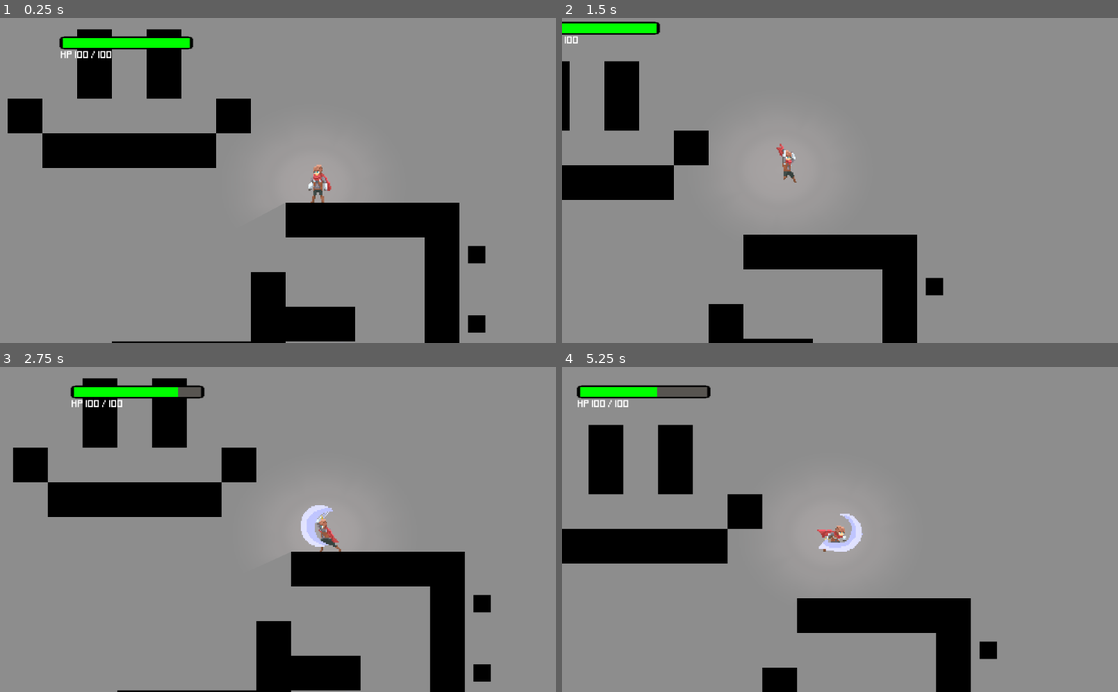
Above: before the commit, frames 1-4 (two rows, left to right).
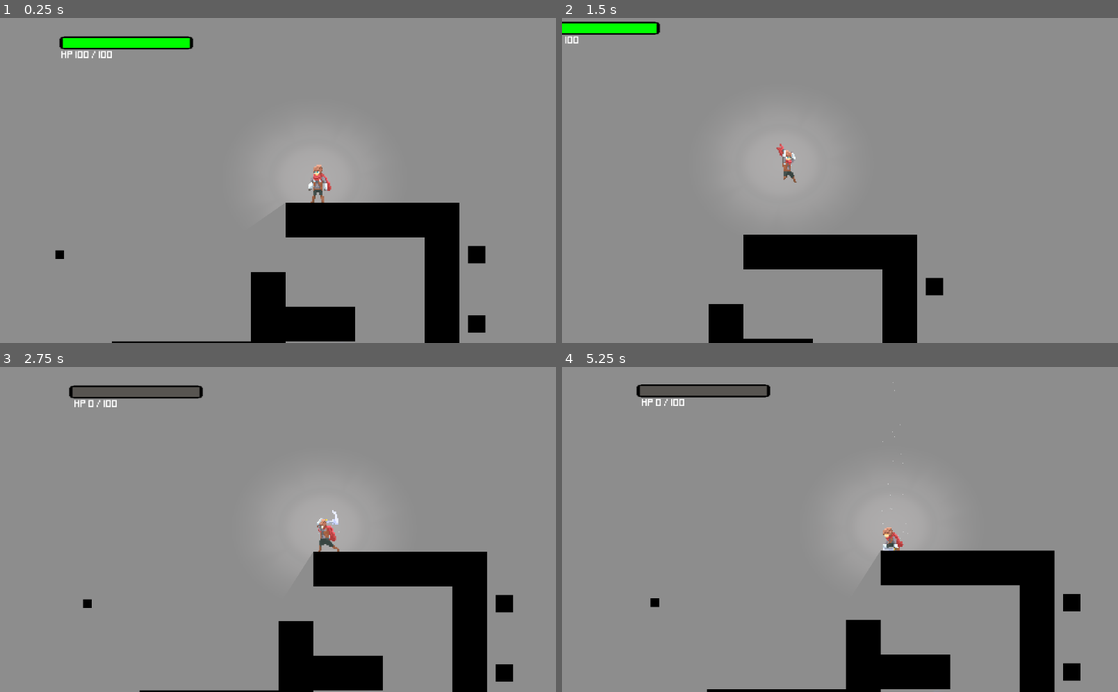
Above: after the commit, the same moments.

Repository: VicentGJ/ProyectoIP
Game: Godot game, scene res://scenes/world.tscn
The game is run twice, just before and just after one commit, with the same random seed, the same clock (stepped at 60 frames per second) and the same inputs. The engine's default icon, where the game draws it, is replaced by a stand-in: a white triangle on a blue panel in a dark square.
Inputs (mouse positions are in pixels of both pictures, inside the frame that each line leads up to):
- Up to frame 1 (0.25 s): no input
- Up to frame 2 (1.5 s): move the mouse to (962, 164) at 0.52 s; hold Right (ui_right) from 0.53 s (still down); click (962, 164) at 0.6 s; tap Space (jump) at 0.77 s; tap Ctrl (slide) at 0.8, 1.35 s; move the mouse to (728, 196) at 1.27 s
- Up to frame 3 (2.75 s): tap Space (jump) at 1.52 s; tap T (test_action) at 1.55, 2.1 s; move the mouse to (333, 458) at 2.02 s; release Right (ui_right) at 2.03 s; hold Left (ui_left) from 2.03 s (still down); click (333, 458) at 2.3 s
- Up to frame 4 (5.25 s): move the mouse to (812, 594) at 2.77 s; release Left (ui_left) at 2.78 s; hold Right (ui_right) 2.78-4.28 s; click (812, 594) at 2.85 s; tap Space (jump) at 3.02, 3.77, 4.52 s; tap Ctrl (slide) at 3.05, 3.6 s; move the mouse to (1006, 578) at 3.52 s; tap T (test_action) at 3.8, 4.35 s; move the mouse to (673, 480) at 4.27 s; hold Left (ui_left) 4.28-5.03 s; click (673, 480) at 4.55 s; move the mouse to (867, 529) at 5.02 s; hold Right (ui_right) from 5.03 s (still down); click (867, 529) at 5.1 s

The runs differ from the first frame. In frame 1, 6.9% of the frame differs, in the area x 1-46%, y 3-75%; in frame 2, 4.5%; in frame 3, 14%; in frame 4, 22%, in the area x 0-94%, y 4-100%.
Error before the commit: Invalid set index 'text' (on base: 'null instance') with value of type 'String'. (res://scripts/health_bar.gd:51)

Commit message:
no se ni que cambié sinceramente

Diff:
--- a/scenes/area+enemy_testingNODE.tscn
+++ b/scenes/area+enemy_testingNODE.tscn
@@ -116,7 +116,7 @@
 collision_layer = 3
 collision_mask = 3
 format = 1
-tile_data = PoolIntArray( -262139, 2, 0, -262137, 2, 0, -196603, 2, 0, -196601, 2, 0, -131069, 2, 0, -131063, 2, 0, -65532, 2, 0, -65531, 2, 0, -65530, 2, 0, -65529, 2, 0, -65528, 2, 0, 65547, 2, 0, 65548, 2, 0, 65549, 2, 0, 65550, 2, 0, 65551, 2, 0, 131087, 2, 0, 131088, 3, 0, 196618, …(1001 unchanged characters)…
+tile_data = PoolIntArray( 65547, 2, 0, 65548, 2, 0, 65549, 2, 0, 65550, 2, 0, 65551, 2, 0, 131076, 0, 0, 131087, 2, 0, 131088, 3, 0, 196618, …(1001 unchanged characters)…
 
 [node name="Icon" type="Sprite" parent="."]
 position = Vector2( 573, 462 )
--- a/scenes/health_bar.tscn
+++ b/scenes/health_bar.tscn
@@ -35,20 +35,6 @@
 "_edit_use_anchors_": false
 }
 
-[node name="current_hp" type="Label" parent="health_under"]
-margin_left = 2.0
-margin_top = 17.0
-margin_right = 97.0
-margin_bottom = 54.0
-rect_scale = Vector2( 0.5, 1 )
-custom_fonts/font = SubResource( 1 )
-text = "HP 100 / 100"
-align = 1
-valign = 1
-__meta__ = {
-"_edit_use_anchors_": false
-}
-
 [node name="health_over" type="TextureProgress" parent="."]
 anchor_left = 0.1
 anchor_top = 0.183
@@ -74,3 +60,16 @@
 [node name="low_hp_pulse" type="Tween" parent="."]
 repeat = true
 playback/repeat = true
+
+[node name="current_hp" type="Label" parent="."]
+margin_left = 106.0
+margin_top = 127.0
+margin_right = 201.0
+margin_bottom = 159.0
+custom_fonts/font = SubResource( 1 )
+text = "HP 100 / 100"
+align = 1
+valign = 1
+__meta__ = {
+"_edit_use_anchors_": false
+}
--- a/scenes/player.tscn
+++ b/scenes/player.tscn
@@ -4,15 +4,6 @@
 [ext_resource path="res://sprites/player/adventurer-Sheet.png" type="Texture" id=2]
 [ext_resource path="res://scenes/health_bar.tscn" type="PackedScene" id=3]
 [ext_resource path="res://sprites/light.png" type="Texture" id=4]
-
-[sub_resource type="RectangleShape2D" id=67]
-extents = Vector2( 17, 38.25 )
-
-[sub_resource type="RectangleShape2D" id=68]
-extents = Vector2( 14.5, 7 )
-
-[sub_resource type="RectangleShape2D" id=2]
-extents = Vector2( 19.5, 36 )
 
 [sub_resource type="Animation" id=3]
 length = 0.001
@@ -471,7 +462,7 @@
 transitions = [ "idle", "attack_1", SubResource( 34 ), "idle", "run", SubResource( 39 ), "idle", "fall", SubResource( 4 …(1035 unchanged characters)…
 start_node = "idle"
 end_node = "die"
-graph_offset = Vector2( -849.162, 73.2304 )
+graph_offset = Vector2( -849.162, -93.6176 )
 
 [sub_resource type="AnimationNodeStateMachinePlayback" id=19]
 
@@ -488,6 +479,12 @@
 scale_random = 1.0
 color = Color( 0.192157, 0.192157, 0.192157, 1 )
 
+[sub_resource type="RectangleShape2D" id=67]
+extents = Vector2( 17, 38.25 )
+
+[sub_resource type="RectangleShape2D" id=68]
+extents = Vector2( 14.5, 7 )
+
 [sub_resource type="ParticlesMaterial" id=99]
 emission_shape = 1
 emission_sphere_radius = 24.0
@@ -496,84 +493,12 @@
 orbit_velocity = 0.0
 orbit_velocity_random = 0.0
 
+[sub_resource type="RectangleShape2D" id=2]
+extents = Vector2( 19.5, 36 )
+
 [node name="player" type="KinematicBody2D" groups=["player"]]
 position = Vector2( 515, 296 )
 script = ExtResource( 1 )
-
-[node name="HealthBar" parent="." instance=ExtResource( 3 )]
-margin_left = -457.0
-margin_top = -268.0
-margin_right = -457.0
-margin_bottom = -268.0
-
-[node name="health_under" parent="HealthBar" index="0"]
-margin_left = -29.0
-margin_top = 2.0
-margin_right = 96.0
-margin_bottom = 42.0
-tint_progress = Color( 0.141176, 0.141176, 0.141176, 1 )
-
-[node name="health_over" parent="HealthBar" index="1"]
-anchor_left = 0.0
-margin_left = -29.0
-margin_top = 3.0
-margin_right = 96.0
-margin_bottom = 43.0
-
-[node name="Area2D" type="Area2D" parent="."]
-visible = false
-
-[node name="attack_area1" type="CollisionShape2D" parent="Area2D"]
-position = Vector2( 37, -3 )
-shape = SubResource( 67 )
-disabled = true
-
-[node name="attack_area2" type="CollisionShape2D" parent="Area2D"]
-position = Vector2( 5, -37 )
-shape = SubResource( 68 )
-disabled = true
-
-[node name="attacking_1" type="Timer" parent="Area2D"]
-wait_time = 0.7
-
-[node name="attacking_2" type="Timer" parent="Area2D"]
-wait_time = 0.4
-
-[node name="attacking_3" type="Timer" parent="Area2D"]
-wait_time = 0.7
-
-[node name="Tween" type="Tween" parent="."]
-
-[node name="climbing_timer" type="Timer" parent="Tween"]
-wait_time = 0.3
-
-[node name="inmunity_timer" type="Timer" parent="Tween"]
-wait_time = 0.5
-one_shot = true
-
-[node name="Camera2D" type="Camera2D" parent="."]
-position = Vector2( 1, 3 )
-current = true
-drag_margin_h_enabled = true
-drag_margin_v_enabled = true
-smoothing_enabled = true
-drag_margin_top = 0.7
-drag_margin_bottom = 0.7
-
-[node name="camera_timer" type="Timer" parent="Camera2D"]
-wait_time = 0.8
-one_shot = true
-
-[node name="Sprite" type="Sprite" parent="."]
-scale = Vector2( 2.2, 2.4 )
-texture = ExtResource( 2 )
-hframes = 7
-vframes = 11
-frame = 3
-
-[node name="Player_area" type="CollisionShape2D" parent="."]
-position = Vector2( 0, 6 )
-shape = SubResource( 2 )
 
 [node name="AnimationPlayer" type="AnimationPlayer" parent="."]
 root_node = NodePath("../Sprite")
@@ -612,18 +537,22 @@
 one_shot = true
 
 [node name="ray_to_climb" type="RayCast2D" parent="."]
+visible = false
 enabled = true
 cast_to = Vector2( 21.5, -34.5 )
 
 [node name="ray_to_climb_2" type="RayCast2D" parent="."]
+visible = false
 enabled = true
 cast_to = Vector2( 22, -25 )
 
 [node name="ray_to_climb_3" type="RayCast2D" parent="."]
+visible = false
 enabled = true
 cast_to = Vector2( 30, -90 )
 
 [node name="ray_to_climb_4" type="RayCast2D" parent="."]
+visible = false
 enabled = true
 cast_to = Vector2( 0, -90 )
 
@@ -638,29 +567,113 @@
 local_coords = false
 process_material = SubResource( 98 )
 
+[node name="Light2D3" type="Light2D" parent="."]
+scale = Vector2( 0.34375, 0.299072 )
+texture = ExtResource( 4 )
+color = Color( 0.486275, 0.458824, 0.458824, 1 )
+energy = 0.7
+shadow_enabled = true
+
+[node name="Tween" type="Tween" parent="."]
+
+[node name="climbing_timer" type="Timer" parent="Tween"]
+wait_time = 0.3
+
+[node name="inmunity_timer" type="Timer" parent="Tween"]
+wait_time = 0.5
+one_shot = true
+
+[node name="Area2D" type="Area2D" parent="."]
+visible = false
+
+[node name="attack_area1" type="CollisionShape2D" parent="Area2D"]
+position = Vector2( 37, -3 )
+shape = SubResource( 67 )
+disabled = true
+
+[node name="attack_area2" type="CollisionShape2D" parent="Area2D"]
+position = Vector2( 5, -37 )
+shape = SubResource( 68 )
+disabled = true
+
+[node name="attacking_1" type="Timer" parent="Area2D"]
+wait_time = 0.7
+
+[node name="attacking_2" type="Timer" parent="Area2D"]
+wait_time = 0.4
+
+[node name="attacking_3" type="Timer" parent="Area2D"]
+wait_time = 0.7
+
+[node name="Camera2D" type="Camera2D" parent="."]
+visible = false
+position = Vector2( 1, 3 )
+current = true
+drag_margin_h_enabled = true
+drag_margin_v_enabled = true
+smoothing_enabled = true
+drag_margin_top = 0.7
+drag_margin_bottom = 0.7
+
+[node name="camera_timer" type="Timer" parent="Camera2D"]
+wait_time = 0.8
+one_shot = true
+
+[node name="Sprite" type="Sprite" parent="."]
+scale = Vector2( 2.2, 2.4 )
+texture = ExtResource( 2 )
+hframes = 7
+vframes = 11
+frame = 1
+
 [node name="death_particles" type="Particles2D" parent="."]
 position = Vector2( -1, 13 )
 emitting = false
+amount = 50
+lifetime = 5.0
 process_material = SubResource( 99 )
 
-[node name="Light2D3" type="Light2D" parent="."]
-position = Vector2( -2.00002, 11 )
-scale = Vector2( 0.34375, 0.299072 )
-texture = ExtResource( 4 )
-color = Color( 0.290196, 0.243137, 0.243137, 1 )
-energy = 0.8
-shadow_enabled = true
-
-[connection signal="value_changed" from="HealthBar/health_under" to="." method="_on_health_under_value_changed"]
-[connection signal="value_changed" from="HealthBar/health_over" to="." method="_on_health_over_value_changed"]
+[node name="Player_area" type="CollisionShape2D" parent="."]
+visible = false
+position = Vector2( 0, 6 )
+shape = SubResource( 2 )
+
+[node name="HealthBar" parent="." instance=ExtResource( 3 )]
+margin_left = -457.0
+margin_top = -268.0
+margin_right = -457.0
+margin_bottom = -268.0
+
+[node name="health_under" parent="HealthBar" index="0"]
+margin_left = -29.0
+margin_top = 2.0
+margin_right = 96.0
+margin_bottom = 42.0
+tint_progress = Color( 0.141176, 0.141176, 0.141176, 1 )
+
+[node name="health_over" parent="HealthBar" index="1"]
+anchor_left = 0.0
+margin_left = -29.0
+margin_top = 3.0
+margin_right = 96.0
+margin_bottom = 43.0
+
+[node name="current_hp" parent="HealthBar" index="5"]
+margin_left = -23.0
+margin_top = 24.0
+margin_right = 72.0
+margin_bottom = 56.0
+
+[connection signal="timeout" from="attack_delay" to="." method="_on_attack_delay_timeout"]
+[connection signal="timeout" from="sliding" to="." method="_on_sliding_timeout"]
+[connection signal="timeout" from="slide_delay" to="." method="_on_slide_delay_timeout"]
+[connection signal="timeout" from="Tween/climbing_timer" to="." method="_on_climbing_timer_timeout"]
+[connection signal="timeout" from="Tween/inmunity_timer" to="." method="_on_inmunity_timer_timeout"]
 [connection signal="timeout" from="Area2D/attacking_1" to="." method="_on_attacking_1_timeout"]
 [connection signal="timeout" from="Area2D/attacking_2" to="." method="_on_attacking_2_timeout"]
 [connection signal="timeout" from="Area2D/attacking_3" to="." method="_on_attacking_3_timeout"]
-[connection signal="timeout" from="Tween/climbing_timer" to="." method="_on_climbing_timer_timeout"]
-[connection signal="timeout" from="Tween/inmunity_timer" to="." method="_on_inmunity_timer_timeout"]
 [connection signal="timeout" from="Camera2D/camera_timer" to="." method="_on_camera_timer_timeout"]
-[connection signal="timeout" from="attack_delay" to="." method="_on_attack_delay_timeout"]
-[connection signal="timeout" from="sliding" to="." method="_on_sliding_timeout"]
-[connection signal="timeout" from="slide_delay" to="." method="_on_slide_delay_timeout"]
+[connection signal="value_changed" from="HealthBar/health_under" to="." method="_on_health_under_value_changed"]
+[connection signal="value_changed" from="HealthBar/health_over" to="." method="_on_health_over_value_changed"]
 
 [editable path="HealthBar"]
--- a/scenes/world.tscn
+++ b/scenes/world.tscn
@@ -31,17 +31,7 @@
 [node name="player" parent="." instance=ExtResource( 1 )]
 position = Vector2( 752, 10 )
 
-[node name="Sprite" parent="player" index="0"]
-flip_h = true
-region_rect = Rect2( 155.443, 301.766, 189.514, 35.4755 )
-
-[node name="AnimationPlayer" parent="player" index="2"]
-anims/hurt = SubResource( 2 )
-
-[node name="AnimationTree" parent="player" index="3"]
-parameters/playback = SubResource( 1 )
-
-[node name="HealthBar" parent="player" index="14"]
+[node name="HealthBar" parent="player" index="0"]
 margin_left = -425.0
 margin_top = -319.0
 margin_right = -425.0
@@ -61,9 +51,19 @@
 
 [node name="current_hp" parent="player/HealthBar" index="5"]
 margin_left = -48.0
-margin_top = 67.0
-margin_right = 65.0
-margin_bottom = 104.0
+margin_top = 69.0
+margin_right = 47.0
+margin_bottom = 101.0
+
+[node name="Sprite" parent="player" index="4"]
+flip_h = true
+region_rect = Rect2( 155.443, 301.766, 189.514, 35.4755 )
+
+[node name="AnimationPlayer" parent="player" index="6"]
+anims/hurt = SubResource( 2 )
+
+[node name="AnimationTree" parent="player" index="7"]
+parameters/playback = SubResource( 1 )
 
 [node name="Light2D3" parent="player" index="17"]
 show_behind_parent = true
--- a/scripts/Player.gd
+++ b/scripts/Player.gd
@@ -14,7 +14,6 @@
 var climbing = false
 var dead = false
 var inmunity = false
-
 
 onready var playerSprite = $Sprite
 onready var climb_ray1 = $ray_to_climb
@@ -177,20 +176,16 @@
 
 func hurt_animation():
 	state_machine.travel("hurt")
-	$Tween.interpolate_property(playerSprite, "modulate", Color(1.0, 1.0, 1.0, 0.0), Color(1.0, 1.0, 1.0, 1.0), 0.5,Tween.TRANS_BOUNCE,Tween.EASE_OUT_IN)
+	$Tween.interpolate_property(playerSprite, "modulate", Color(1.0, 1.0, 1.0, 0.0), Color(1.0, 1.0, 1.0, 1.0), 0.5,Tween.TRANS_BOUNCE)
 	$Tween.start()
 	$Tween/inmunity_timer.start()
 	inmunity = true
 	set_collision_layer(2) #cambiar la capa y mascara de colision del player( inmunidad)
 	set_collision_mask(2)
-
 func death_animation():
 	state_machine.travel("die")
 	particles_death.set_emitting(true)
 	dead = true
-	if not is_on_floor():
-		move_and_collide(Vector2(0,10)) #para si muere en el aire no se quede flotando
-
 func get_input():
 	velocity.x = 0
 
@@ -204,7 +199,7 @@
 	var attack = Input.is_action_just_pressed("attack")
 
 	if Input.is_action_just_pressed("test_action"): #t to test the animation
-		$HealthBar.hp_change(10) #cambiar por la señal de colision de daño o curacion [ > 0 damage, < 0 heal ]t
+		$HealthBar.hp_change(80) #cambiar por la señal de colision de daño o curacion [ > 0 damage, < 0 heal ]t
 
 	if not crouching and not sliding and not attacking and not looking_up and not climbing and not inmunity:
 		restore_playerProperty()
@@ -252,16 +247,13 @@
 		climb_animation()
 
 func _physics_process(delta):
-
 	if not dead:
 		get_input()
 		velocity.y += gravity * delta
 		velocity = move_and_slide(velocity, Vector2(0, -1))
 	else:
-
-#		respawn etc
-#		dead = false ( maybe after a timer so the animations can happen...or maybe when user press a button)
-		pass
+		move_and_collide(Vector2(0,10))
+	print(particles_death.get_amount())
 
 #------------------------------------------------------------conecctions
 func _on_sliding_timeout():
@@ -300,5 +292,5 @@
 		pass
 func _on_inmunity_timer_timeout():
 	inmunity = false
-	set_collision_layer(1) #cambiar la capa y mascara de colision del player( inmunidad)
+	set_collision_layer(1) #reset la capa y mascara de colision del player(inmunidad)
 	set_collision_mask(1)
--- a/scripts/health_bar.gd
+++ b/scripts/health_bar.gd
@@ -25,20 +25,20 @@
 
 
 func set_hpColor(health):
-	if health < health_over.max_value * 0.2:
+	if health <= health_over.max_value * 0.2:
 		health_over.tint_progress = Color.red
 		hp_pulse.interpolate_property(health_over, "tint_progress", Color.darkred, Color.red, 0.4, Tween.TRANS_SINE,Tween.EASE_IN_OUT)
 		hp_pulse.start()
 
-	elif health < health_over.max_value * 0.4:
+	elif health <= health_over.max_value * 0.4:
 		health_over.tint_progress = Color.orangered
 		hp_pulse.set_active(false)
 
-	elif health < health_over.max_value * 0.5:
+	elif health <= health_over.max_value * 0.5:
 		health_over.tint_progress = Color.orange
 		hp_pulse.set_active(false)
 
-	elif health < health_over.max_value * 0.6:
+	elif health <= health_over.max_value * 0.6:
 		health_over.tint_progress = Color.yellow
 		hp_pulse.set_active(false)
 
